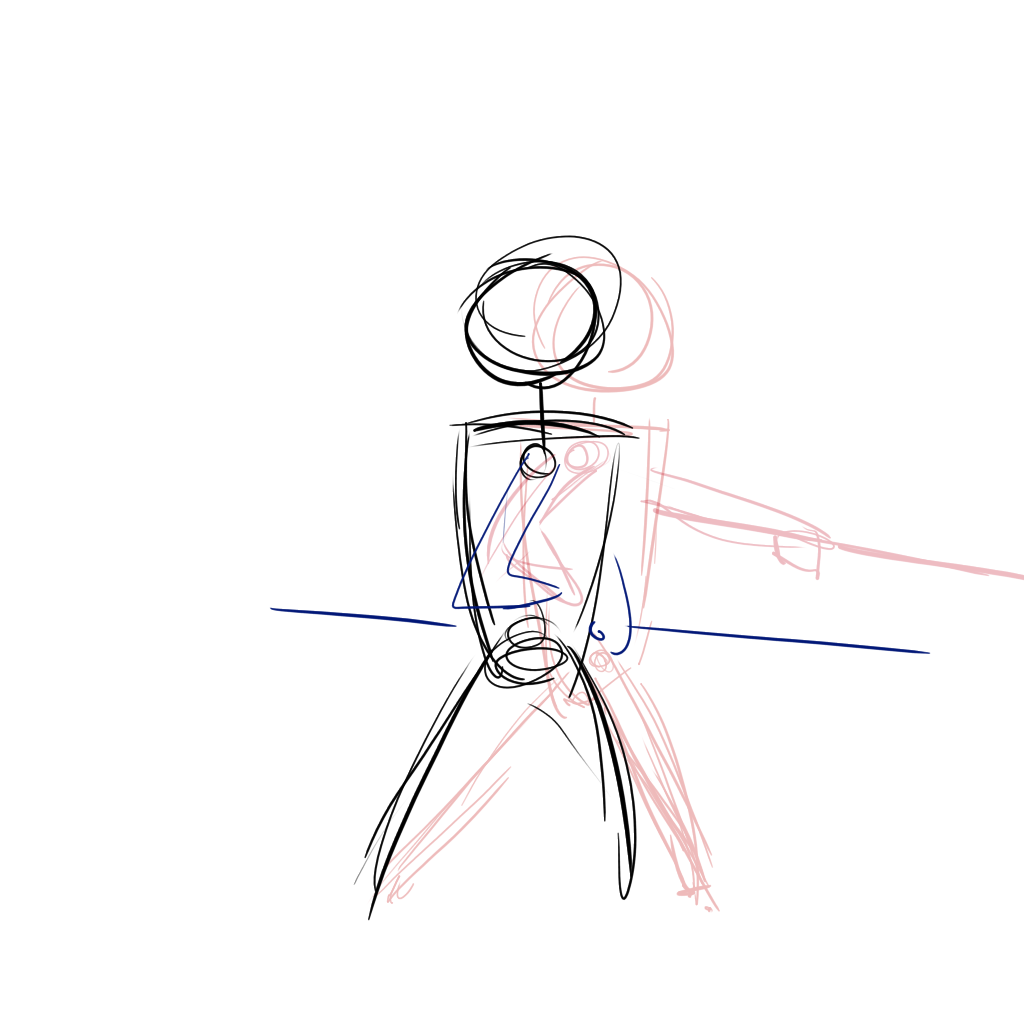
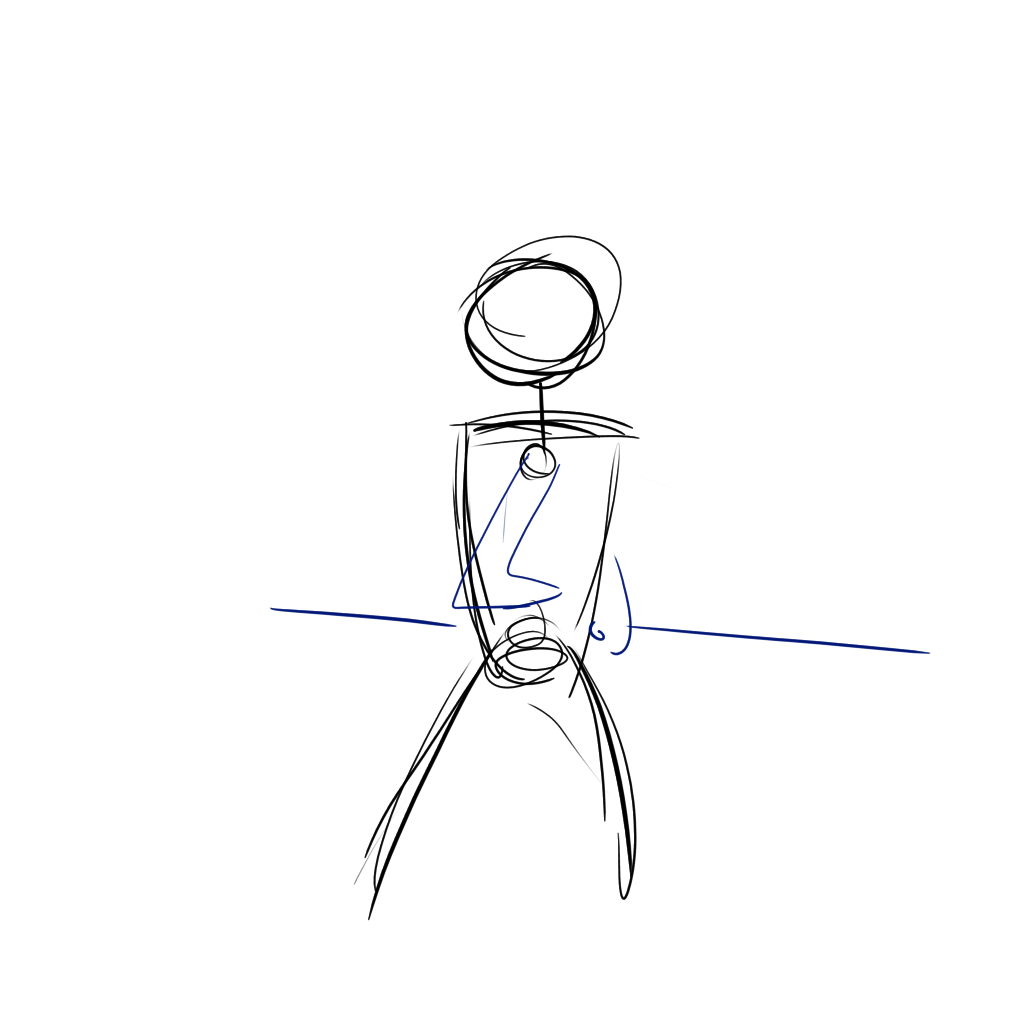
Layers edited between the first and the second 1024x1024 image:
painted on "Paint Layer 1" (1st of 2) over 368, 256, 704, 906
